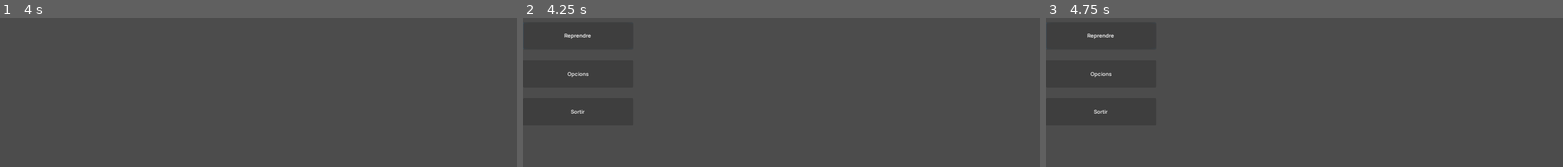
Above: before the commit, frames 1-3 (left to right).
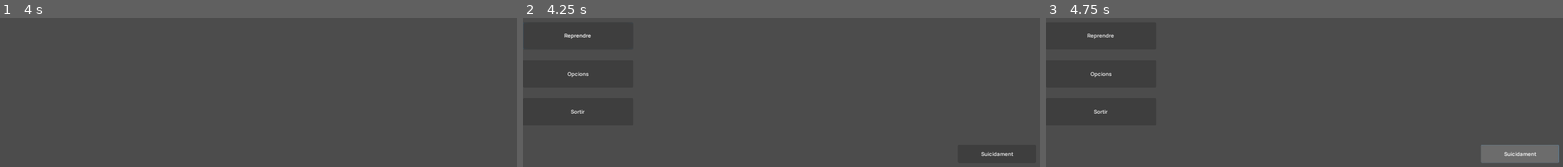
Above: after the commit, the same moments.

Repository: marrameu/Naus
Game: Godot game, scene res://src/PauseMenu.tscn
Same seed, same stepped clock (60 frames per second), same inputs: the game is played once before the commit and once after it. This scene is started directly instead of the project's main scene. Sound files missing from this copy of the repository are replaced by a short silence.
Inputs (mouse positions are in pixels of both pictures, inside the frame that each line leads up to):
- Up to frame 1 (4 s): tap Enter at 0.5, 2, 3.5 s; move the mouse to (outside the picture) at 0.52 s; hold D (move_right) 0.53-1.28 s; tap Mouse wheel up (change_bullet) at 0.6 s; tap Space at 1.25, 2.75 s; move the mouse to (155, 38) at 1.27 s; hold S (move_backward) 1.28-2.03 s; tap V (change_cam) at 1.35 s; move the mouse to (outside the picture) at 2.02 s; hold D (move_right) 2.03-2.78 s; tap C (change_input) at 2.1 s; move the mouse to (237, 83) at 2.77 s; hold W (move_forward) 2.78-3.53 s; click (237, 83) at 2.85 s; move the mouse to (418, 68) at 3.52 s; hold A (left_tab) from 3.53 s (still down); tap Y (spawn_ai) at 3.6 s
- Up to frame 2 (4.25 s): keep holding A (left_tab); tap Escape (pause) at 4.15 s
- Up to frame 3 (4.75 s): release A (left_tab) at 4.25 s; click (1521, 153) at 4.25 s, where only the run after the commit has a clickable "Suicidament"

Frame 1 is identical in both runs. In frame 2, 0.1% of the frame differs, in the area x 88-95%, y 89-93%; in frame 3, 1.8%, in the area x 0-100%, y 3-98%.
Error after the commit: Attempt to call function 'has_node' in base 'null instance' on a null instance. (res://src/PauseMenu.gd:50)

Commit message:
Suicide Button

Diff:
--- a/src/PauseMenu.gd
+++ b/src/PauseMenu.gd
@@ -44,3 +44,10 @@
 	$Control/OptionsMenu.hide()
 	$Control.hide()
 	$Control/MenuPrincipal.show()
+
+
+func _on_Button_pressed():
+	if owner.has_node("Ships/PlayerShip") == true:
+		owner.get_node("Ships/PlayerShip/HealthSystem").take_damage(INF, true)
+	else:
+		pass
--- a/src/PauseMenu.tscn
+++ b/src/PauseMenu.tscn
@@ -46,6 +46,14 @@
 rect_min_size = Vector2( 0, 100 )
 text = "Sortir"
 
+[node name="Button" type="Button" parent="Control"]
+margin_left = 1595.0
+margin_top = 984.0
+margin_right = 1881.0
+margin_bottom = 1050.0
+text = "Suicidament"
+
 [connection signal="pressed" from="Control/MenuPrincipal/Reprendre" to="." method="_on_Reprendre_pressed"]
 [connection signal="pressed" from="Control/MenuPrincipal/Opcions" to="." method="_on_Opcions_pressed"]
 [connection signal="pressed" from="Control/MenuPrincipal/Sortir" to="." method="_on_Sortir_pressed"]
+[connection signal="pressed" from="Control/Button" to="." method="_on_Button_pressed"]
